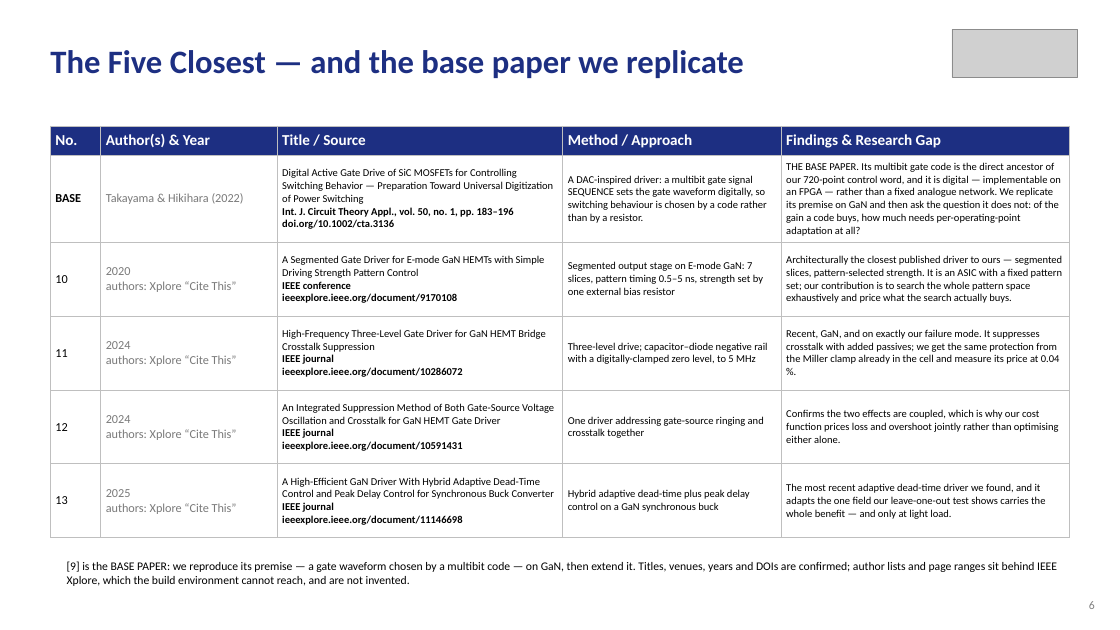
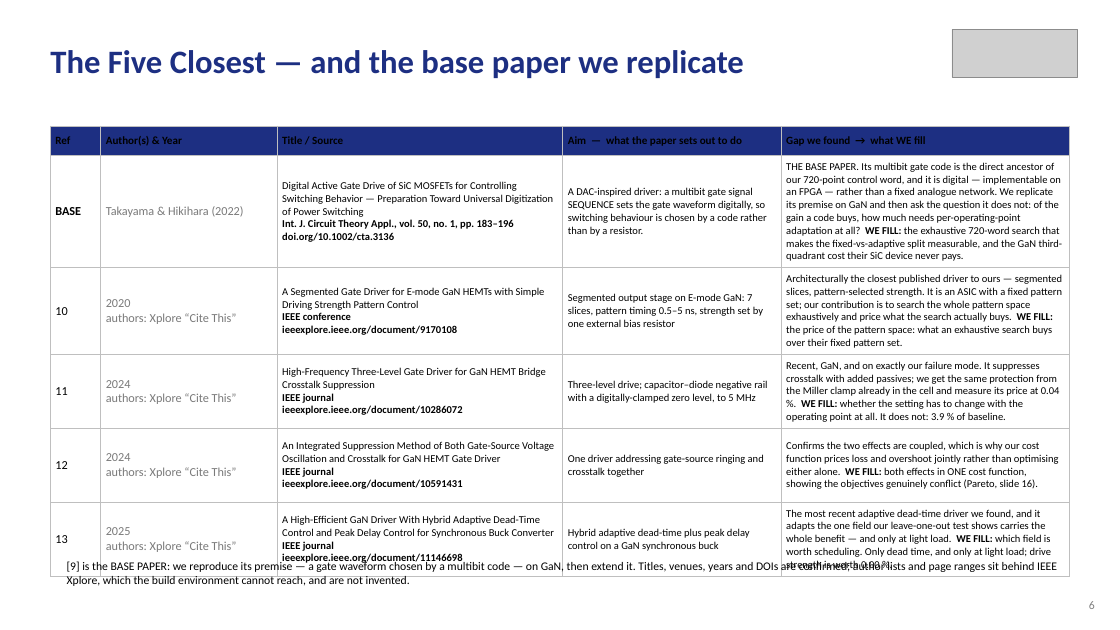
Before and after one commit to Amritha902/gan-driver, a slide deck: slide 6 of review/Review1_GaN_Segmented_Gate_Driver.pptx. Drawn at 1120x630 pixels with LibreOffice and Linux fonts; fonts in the diff are those of the drawing; grey boxes stand for pictures. Boxes give left, top, right and bottom in pixels: in the first picture for what was removed or moved away, otherwise in the second. Text is boxed around its words. In the diff, an @@ line names an element or a change of style, - is before the commit and + after.

```diff
--- a/review/Review1_GaN_Segmented_Gate_Driver.pptx
+++ b/review/Review1_GaN_Segmented_Gate_Driver.pptx
@@ table at (50,126,1070,575) @@
-row 1: No. | Author(s) & Year | Title / Source | Method / Approach | Findings & Research Gap
+row 1: Ref | Author(s) & Year | Title / Source | Aim — what the paper sets out to do | Gap we found → what WE fill
-row 2, column 5: THE BASE PAPER. Its multibit gate code is the direct ancestor of our 720-point control word, and it is digital — implementable on an FPGA — rather than a fixed analogue network. We replicate its premise on GaN and then ask the question it does not: of the gain a code buys, how much needs per-operating-point adaptation at all?
+row 2, column 5: THE BASE PAPER. Its multibit gate code is the direct ancestor of our 720-point control word, and it is digital — implementable on an FPGA — rather than a fixed analogue network. We replicate its premise on GaN and then ask the question it does not: of the gain a code buys, how much needs per-operating-point adaptation at all? WE FILL: the exhaustive 720-word search that makes the fixed-vs-adaptive split measurable, and the GaN third-quadrant cost their SiC device never pays.
-row 3, column 5: Architecturally the closest published driver to ours — segmented slices, pattern-selected strength. It is an ASIC with a fixed pattern set; our contribution is to search the whole pattern space exhaustively and price what the search actually buys.
+row 3, column 5: Architecturally the closest published driver to ours — segmented slices, pattern-selected strength. It is an ASIC with a fixed pattern set; our contribution is to search the whole pattern space exhaustively and price what the search actually buys. WE FILL: the price of the pattern space: what an exhaustive search buys over their fixed pattern set.
-row 4, column 5: Recent, GaN, and on exactly our failure mode. It suppresses crosstalk with added passives; we get the same protection from the Miller clamp already in the cell and measure its price at 0.04 %.
+row 4, column 5: Recent, GaN, and on exactly our failure mode. It suppresses crosstalk with added passives; we get the same protection from the Miller clamp already in the cell and measure its price at 0.04 %. WE FILL: whether the setting has to change with the operating point at all. It does not: 3.9 % of baseline.
-row 5, column 5: Confirms the two effects are coupled, which is why our cost function prices loss and overshoot jointly rather than optimising either alone.
+row 5, column 5: Confirms the two effects are coupled, which is why our cost function prices loss and overshoot jointly rather than optimising either alone. WE FILL: both effects in ONE cost function, showing the objectives genuinely conflict (Pareto, slide 16).
-row 6, column 5: The most recent adaptive dead-time driver we found, and it adapts the one field our leave-one-out test shows carries the whole benefit — and only at light load.
+row 6, column 5: The most recent adaptive dead-time driver we found, and it adapts the one field our leave-one-out test shows carries the whole benefit — and only at light load. WE FILL: which field is worth scheduling. Only dead time, and only at light load; drive strength is worth 0.00 %.
@@ size 13 to 9.5 pt, text colour #FFFFFF to #000000 in "Author(s) & Year", "Title / Source" @@
```
Also in this commit, not shown: 19 other slides changed, 1 slide added, 1 other file.
